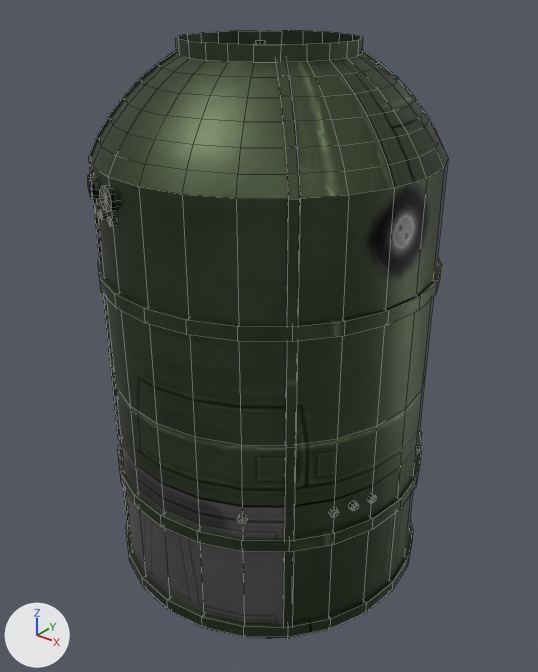
An edit to the FBX model mek_fgb/working_fluid.fbx, drawn before and after from the same camera.
Before and after are seen from a 50 mm camera at (2.52, -3.15, 1.86) aimed at (0.02, -0.03, -0.08). Every picture has the same lights, and +X, +Y and +Z are marked at lower left. Mesh edges are drawn as thin lines. Where no turn or scale is listed for an object, it has been applied to the vertices.

Script lines for the objects in view, before the commit:
```python
me_cylinder = bpy.data.meshes.new('Cylinder')
me_cylinder.from_pydata(...)  # 1214 vertices, 1008 faces; spans x -0.96..0.96, y -0.96..0.96, z -1.58..1.58
me_cylinder.materials.append(mat_m)  # picture img_a1_psd
ob_mesh = bpy.data.objects.new('mesh', me_cylinder)
ob_mesh.location = (0.0, 0.0, 0.0)
```
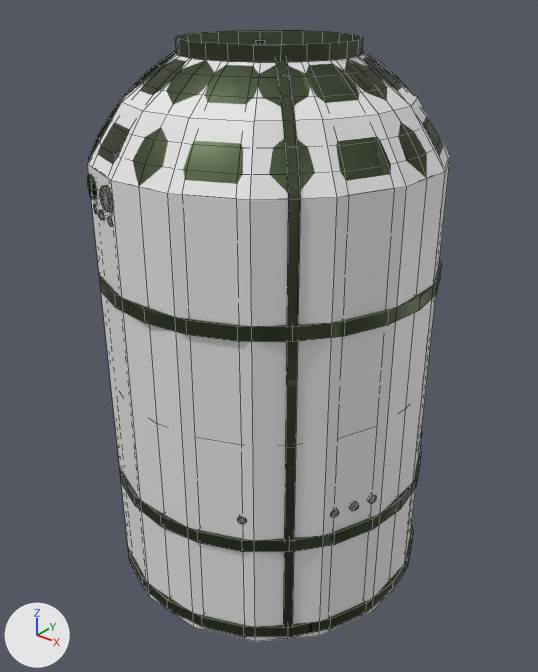
Location of each change, (x1, y1, x2, y2) in pixels of the pictures (538 x 672 px):
'c_1', added: after (88, 53, 450, 642)
'mesh', unchanged, covered by the edit: before (88, 30, 448, 639); after (88, 30, 443, 637)

What the commit changed:
Mesh me_cylinder_001 is new.
It has 64 vertices, 50 faces and spans x -0.94..0.94, y -0.94..0.94, z -1.58..1.5.
Object 'c_1' (ob_c_1) is new; it shows me_cylinder_001.
Its location is (0.0, 0.0, 0.0).
